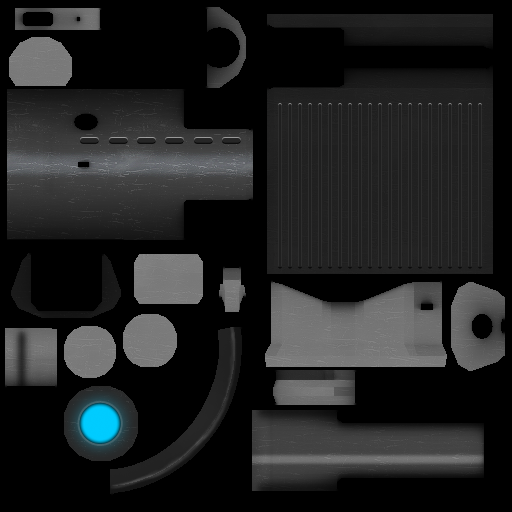
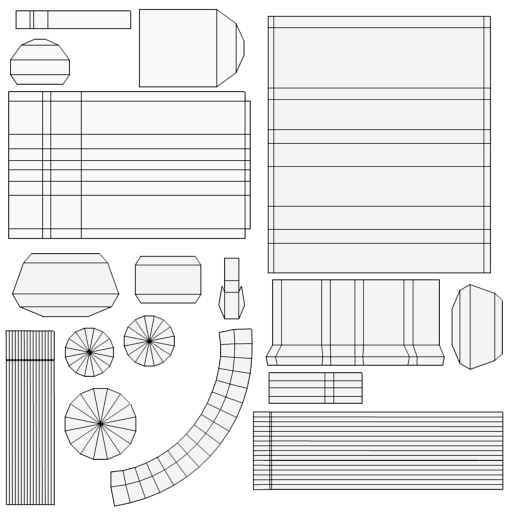
Revision of a layered 512px x 512px image; what changed, layer by layer:
showed "Layer 2", opacity 20% → 100% over (0, 0, 512, 512)
